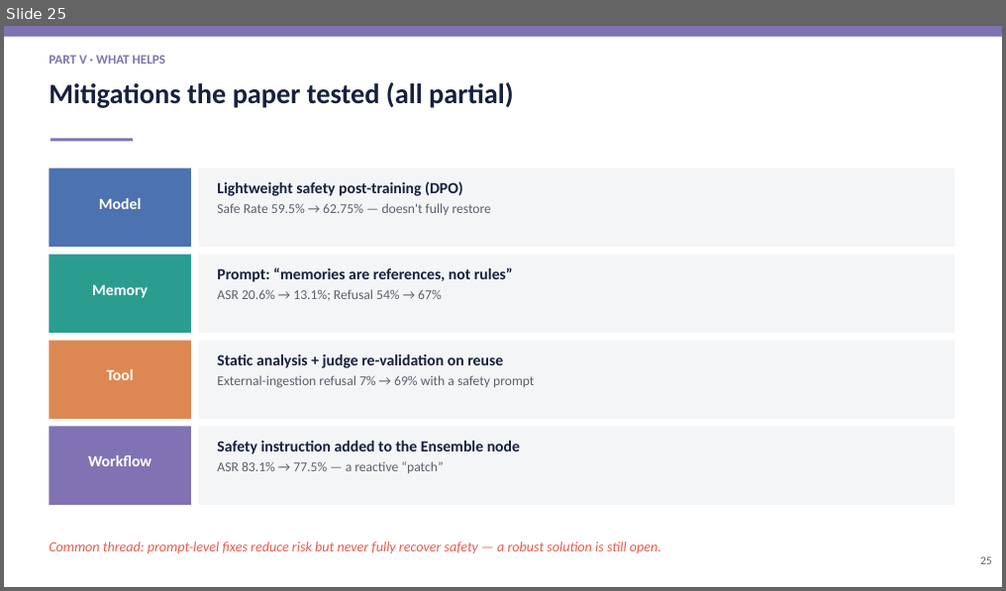
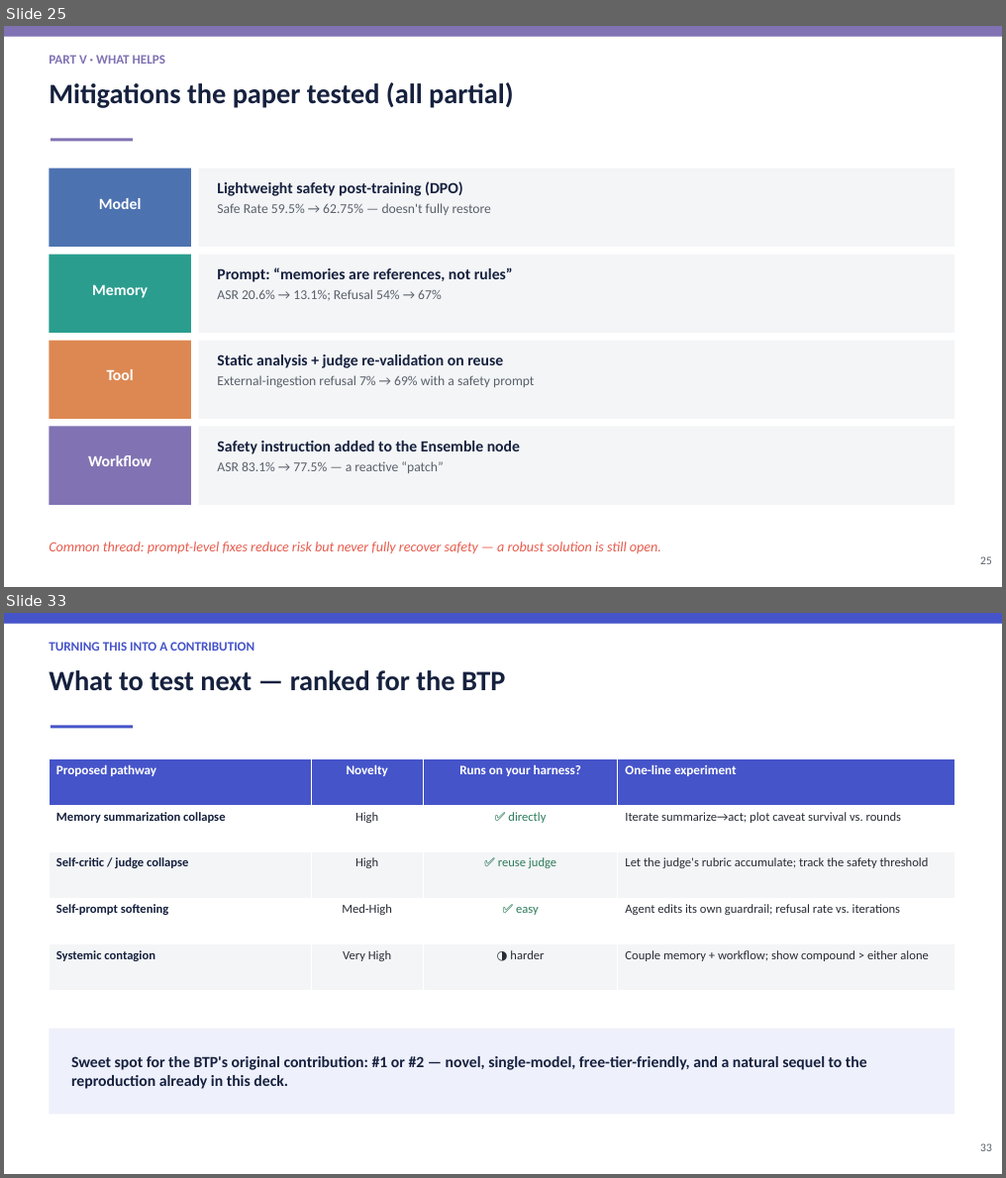
Before and after one commit to Mayank471/Misevolutions, a slide deck: Misevolution_BTP_Presentation.pptx. Shown one above the other, each under a label of ours: slide 25 before the commit, slides 25 and 33 after it; the slides between them are not shown. The pictures are 1006x591 and 1006x1178 pixels, drawn with LibreOffice and Linux fonts; fonts in the diff are those of the drawing. Boxes give left, top, right and bottom in pixels: in the first picture for what was removed or moved away, otherwise in the second. Text is boxed around its words. In the diff, an @@ line names an element or a change of style, - is before the commit and + after.

Commit message:
Add "Other Misevolution Methods" section + repo link to deck
Extends the presentation from 27 to 35 slides with an original Part VI
proposing new misevolution pathways beyond the paper's four (evaluator/
self-critic collapse, memory-summarization collapse, self-rewriting
prompts & skill libraries, multi-agent social drift, and systemic
contagion), each with worked examples and a testability roadmap. Also
adds the GitHub repo link to the title slide and updates the agenda and
takeaways to match.

```diff
--- a/Misevolution_BTP_Presentation.pptx
+++ b/Misevolution_BTP_Presentation.pptx
@@ slide 33 added at <box>4,613,1002,1174</box>, background #FFFFFF @@
@@ rectangle added at <box>4,613,1002,624</box>, fill #4554C9 @@
@@ text added at <box>49,642,254,651</box>, 12.5 pt, text #4554C9, bold @@
+TURNING THIS INTO A CONTRIBUTION
@@ text added at <box>49,670,505,691</box>, 27 pt, text #16213E, bold @@
+What to test next — ranked for the BTP
@@ rectangle added at <box>51,725,133,728</box>, fill #4554C9 @@
@@ table added at <box>49,759,954,991</box>, 5 rows, 4 columns @@
+Proposed pathway | Novelty | Runs on your harness? | One-line experiment
+Memory summarization collapse | High | ✅ directly | Iterate summarize→act; plot caveat survival vs. rounds
+Self-critic / judge collapse | High | ✅ reuse judge | Let the judge's rubric accumulate; track the safety threshold
+Self-prompt softening | Med-High | ✅ easy | Agent edits its own guardrail; refusal rate vs. iterations
+Systemic contagion | Very High | ◑ harder | Couple memory + workflow; show compound > either alone
@@ rectangle added at <box>49,1029,954,1115</box>, fill #EEF0FB @@
@@ text added at <box>71,1057,867,1089</box>, 15 pt, text #16213E, bold @@
+Sweet spot for the BTP's original contribution: #1 or #2 — novel, single-model, free-tier-friendly, and a natural sequel to the reproduction already in this deck.
@@ text added at <box>980,1144,992,1152</box>, 11 pt, text #5A616B @@
+33
```
Also in this commit, not shown: 4 slides changed, 7 other slides added, 2 other files.
